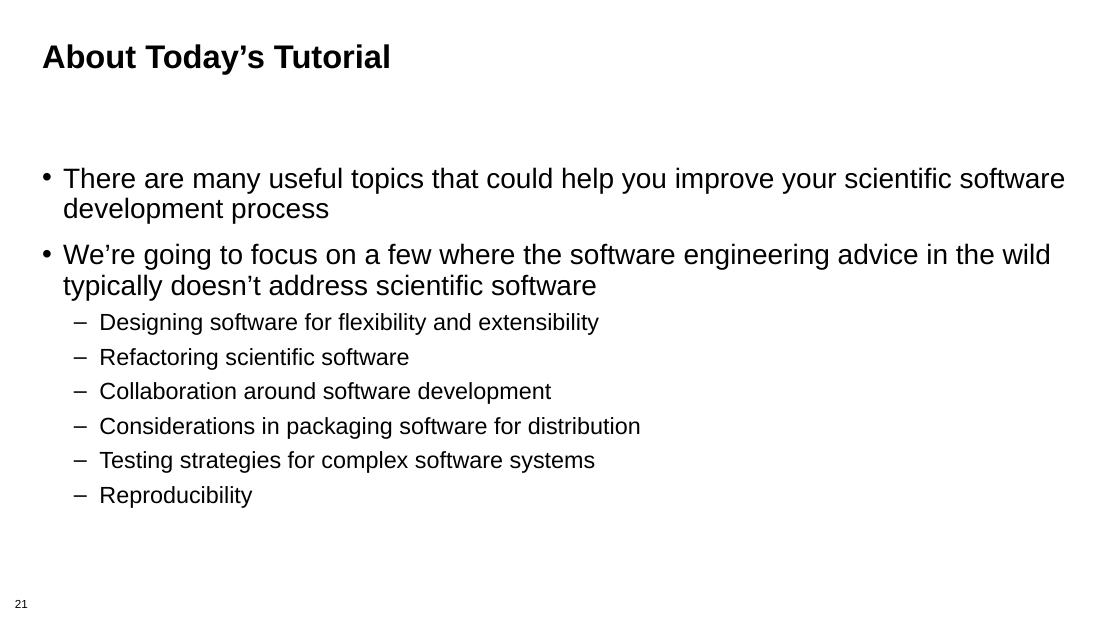
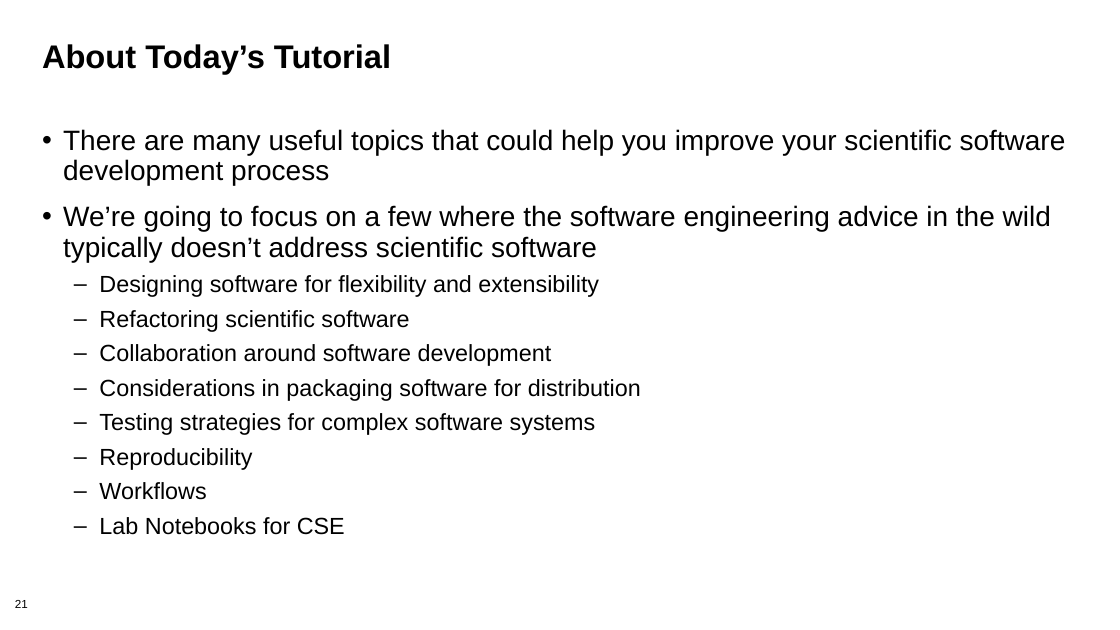
Before and after one commit to bssw-tutorial/presentations, a slide deck: slide 21 of overview.pptx. Drawn at 1120x630 pixels with LibreOffice and Linux fonts; fonts in the diff are those of the drawing; background and template pictures are left out. Boxes give left, top, right and bottom in pixels: in the first picture for what was removed or moved away, otherwise in the second. Text is boxed around its words. In the diff, an @@ line names an element or a change of style, - is before the commit and + after.

Commit message:
Change presenter, add LA-UR and add Workflows and Lab Notebooks to subjects we are presenting on overview slide

```diff
--- a/overview.pptx
+++ b/overview.pptx
@@ text "There are many useful topics ...": place and size @@
-text "There are many useful topics ..." at (63,167,1066,508)
+text "There are many useful topics ..." at (63,129,1066,535)
@@ text at (99,482,345,535): paragraphs added @@
+  – Workflows
+  – Lab Notebooks for CSE
```
Also in this commit, not shown: 1 other slide changed.
